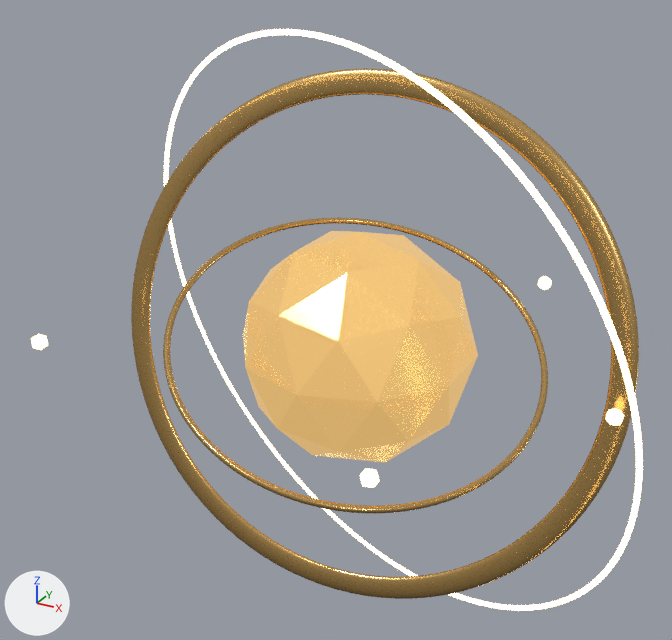
Two versions of the glTF model assets/hero.glb, one commit apart.
Both versions are drawn from a 50 mm lens placed at (3.26, -6.3, 3.34), pointed at (-0.25, 0.07, 0.15). The lights are fixed; the arrows at lower left show +X, +Y and +Z. The older version comes first. Where no turn or scale is listed for an object, it has been applied to the vertices. Vertices at exactly the same position are counted once.

In view in the first picture: 'Core', 'RingA', 'RingB', 'RingC', 'Sat_1', 'Sat_2', 'Sat_4', 'Sat_5'.
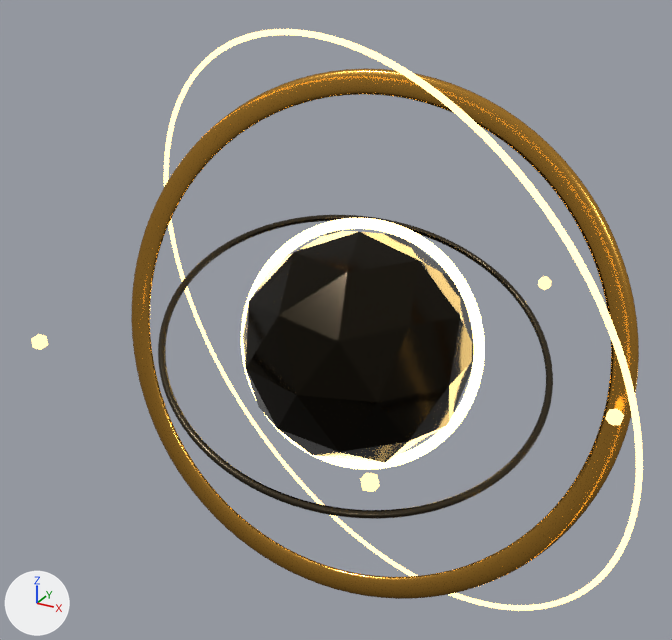
Changed parts and their boxes [x1, y1, x2, y2] in the pictures (672 x 640 px):
```json
{"object": "Core", "change": "recoloured", "before": [243, 231, 474, 463], "after": [243, 231, 474, 463], "on screen": "darker"}
{"object": "RingA", "change": "recoloured", "before": [131, 68, 639, 599], "after": [131, 68, 639, 599]}
{"object": "RingB", "change": "recoloured, rescaled", "before": [163, 218, 548, 513], "after": [158, 215, 553, 519]}
{"object": "RingC", "change": "recoloured", "before": [164, 29, 643, 611], "after": [164, 29, 643, 611]}
{"object": "Core_Spark", "change": "added", "after": [241, 218, 485, 470]}
{"object": "Sat_5", "change": "recoloured, moved", "before": [360, 468, 379, 488], "after": [360, 473, 380, 492]}
{"object": "Sat_1", "change": "recoloured", "before": [606, 409, 624, 426], "after": [606, 409, 624, 426]}
{"object": "Sat_4", "change": "recoloured", "before": [31, 334, 48, 350], "after": [31, 334, 48, 350]}
{"object": "Sat_2", "change": "recoloured", "before": [538, 276, 552, 290], "after": [538, 276, 552, 290]}
```

Scene script edits in JSON lines:
```json
{"op": "set", "path": "mat_m_gold.base_color", "old": "(0.694, 0.434, 0.15)", "new": "(0.578, 0.287, 0.0452)", "note": "orange #d9b06c -> orange #c8923c"}
{"op": "set", "path": "mat_m_sat.emission_color", "old": "(1.0, 0.772, 0.426)", "new": "(1.0, 0.663, 0.216)", "note": "beige #ffe4af -> beige #ffd580"}
{"op": "add", "block": "mat_m_glow", "code": ["mat_m_glow = principled_material('M_Glow')", "mat_m_glow.base_color = (0.0103, 0.00605, 0.00243)  # black #1a1208", "mat_m_glow.roughness = 1.0", "mat_m_glow.emission_color = (1.0, 0.663, 0.216)  # beige #ffd580", "mat_m_glow.emission_strength = 3.485"]}
{"op": "add", "block": "mat_m_steel", "code": ["mat_m_steel = principled_material('M_Steel')", "mat_m_steel.base_color = (0.0685, 0.0545, 0.0343)  # brown #4a4234", "mat_m_steel.metallic = 1.0", "mat_m_steel.roughness = 0.3"]}
{"op": "add", "block": "mat_m_darkgem", "code": ["mat_m_darkgem = principled_material('M_DarkGem')", "mat_m_darkgem.base_color = (0.0232, 0.0185, 0.0123)  # black #2a251d", "mat_m_darkgem.metallic = 1.0", "mat_m_darkgem.roughness = 0.14"]}
{"op": "add", "block": "mat_m_spark", "code": ["mat_m_spark = principled_material('M_Spark')", "mat_m_spark.base_color = (0.0103, 0.00605, 0.00243)  # black #1a1208", "mat_m_spark.roughness = 1.0", "mat_m_spark.emission_color = (1.0, 0.694, 0.254)  # beige #ffd98a", "mat_m_spark.emission_strength = 6.0"]}
{"block": "me_icosphere", "where": "me_icosphere.from_pydata(...)  # 42 vertices, 80 faces; spans x -0.95..0.95, y -1.0..1.0, z -1.0..1.0"}
{"op": "remove", "block": "me_icosphere", "code": "me_icosphere.materials.append(mat_m_coregold)  # orange #d9b06c, glowing orange #c7a164"}
{"op": "add", "block": "me_icosphere", "code": "me_icosphere.materials.append(mat_m_darkgem)  # black #2a251d"}
{"block": "me_torus_001", "where": "# used by ob_ringb; location = (0.0, 0.0, 0.0)"}
{"op": "remove", "block": "me_torus_001", "code": "me_torus_001.from_pydata(...)  # 960 vertices, 1920 faces; spans x -1.55..1.55, y -1.53..1.53, z -0.67..0.67"}
{"op": "remove", "block": "me_torus_001", "code": "me_torus_001.materials.append(mat_m_gold)  # orange #d9b06c"}
{"op": "add", "block": "me_torus_001", "code": "me_torus_001.from_pydata(...)  # 960 vertices, 1920 faces; spans x -1.59..1.59, y -1.57..1.57, z -0.69..0.69"}
{"block": "me_torus_001", "change": "me_torus_001 part 1: the whole mesh is scaled about its middle by 1.03"}
{"op": "add", "block": "me_torus_001", "code": "me_torus_001.materials.append(mat_m_steel)  # brown #4a4234"}
{"block": "me_torus_002", "where": "me_torus_002.from_pydata(...)  # 960 vertices, 1920 faces; spans x -2.52..2.52, y -0.98..0.98, z -2.58..2.58"}
{"op": "remove", "block": "me_torus_002", "code": "me_torus_002.materials.append(mat_m_glowgold)  # black #1a130a, glowing beige #ffe4af"}
{"op": "add", "block": "me_torus_002", "code": "me_torus_002.materials.append(mat_m_glow)  # black #1a1208, glowing beige #ffd580"}
{"op": "add", "block": "me_torus_1", "code": ["me_torus_1 = bpy.data.meshes.new('Torus')", "me_torus_1.from_pydata(...)  # 1344 vertices, 2688 faces; spans x -1.05..1.05, y -0.37..0.37, z -1.02..1.02", "me_torus_1.materials.append(mat_m_spark)  # black #1a1208, glowing beige #ffd98a"]}
{"op": "set", "path": "ob_sat_5.location", "old": "(0.93, -1.6, -0.1)", "new": "(0.95, -1.65, -0.1)"}
{"op": "add", "block": "ob_core_spark", "code": ["ob_core_spark = bpy.data.objects.new('Core_Spark', me_torus_1)", "ob_core_spark.location = (0.0, 0.0, 0.0)"]}
```
